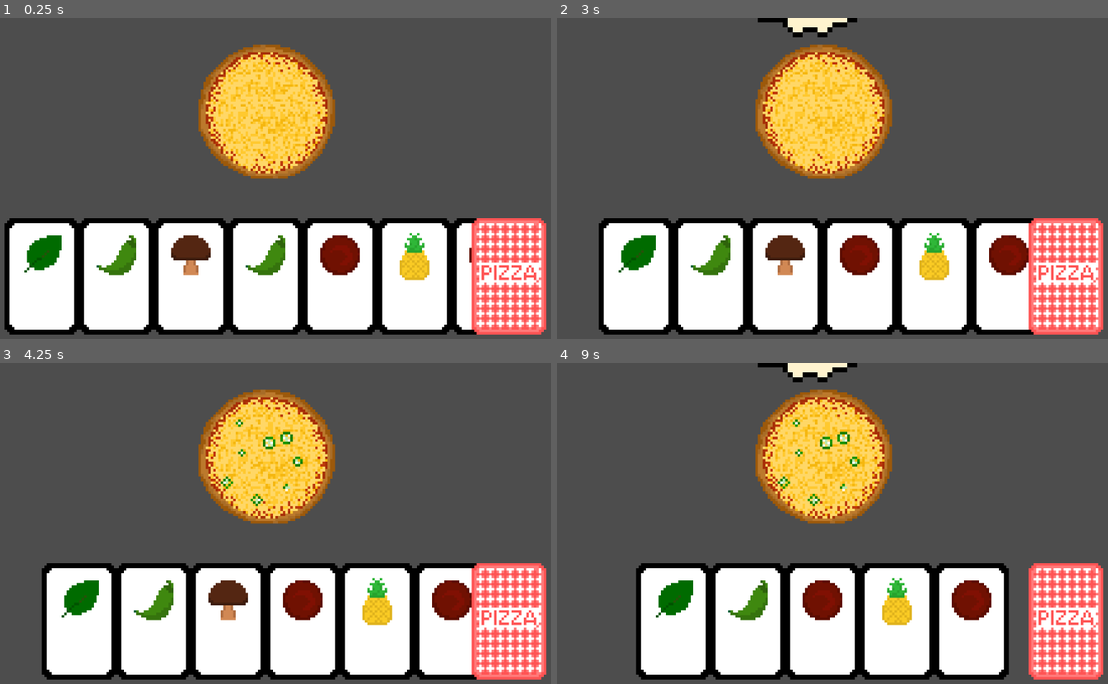
Above: before the commit, frames 1-4 (two rows, left to right).
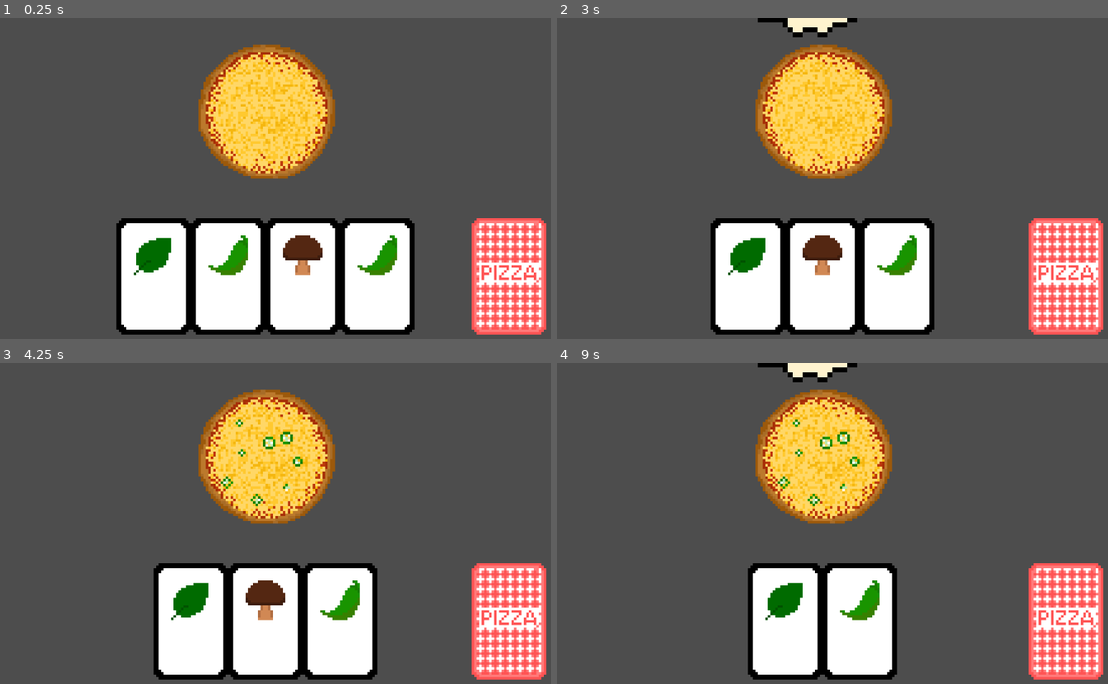
Above: after the commit, the same moments.

Repository: bstrong5923/Pizzatro
Game: Godot game, scene res://Scenes/Game.tscn
The game is run twice, just before and just after one commit, with the same random seed, the same clock (stepped at 60 frames per second) and the same inputs.
Inputs (mouse positions are in pixels of both pictures, inside the frame that each line leads up to):
- Up to frame 1 (0.25 s): no input
- Up to frame 2 (3 s): tap Enter at 0.5, 2 s; move the mouse to (948, 162) at 0.52 s; click (948, 162) at 0.67 s; tap Space at 1.25, 2.75 s; move the mouse to (705, 194) at 1.27 s; click (705, 194) at 1.42 s; move the mouse to (882, 107) at 2.02 s; click (882, 107) at 2.17 s; move the mouse to (793, 242) at 2.77 s; click (793, 242) at 2.92 s
- Up to frame 3 (4.25 s): move the mouse to (435, 571) at 3.52 s; click (435, 571) at 3.67 s
- Up to frame 4 (9 s): move the mouse to (650, 475) at 4.27 s; click (650, 475) at 4.42 s; tap Enter at 5 s; move the mouse to (849, 523) at 5.02 s; click (849, 523) at 5.17 s; tap Space at 5.75 s; move the mouse to (738, 443) at 5.77 s; click (738, 443) at 5.92 s; move the mouse to (948, 507) at 6.52 s; click (948, 507) at 6.67 s; move the mouse to (705, 539) at 7.27 s; click (705, 539) at 7.42 s; move the mouse to (882, 452) at 8.02 s; click (882, 452) at 8.17 s; move the mouse to (793, 587) at 8.77 s; click (793, 587) at 8.92 s

The runs differ from the first frame. In frame 1, 20% of the frame differs, in the area x 0-87%, y 62-99%; in frame 2, 20%, in the area x 7-87%, y 62-99%; in frame 3, 20%; in frame 4, 19%.

Commit message:
separated the base card and the ingredient logo, also added discard pile but didnt implement it

Diff:
--- a/Scenes/card.gd
+++ b/Scenes/card.gd
@@ -15,10 +15,8 @@
 
 func set_ingredient(i):
 	ingredient = i
-	region_rect.position.x = i * region_rect.size.x
-	while region_rect.position.x >= texture.get_width():
-		region_rect.position.x -= texture.get_width()
-		region_rect.position.y += region_rect.size.y
+	var logo = $ingredient_logo
+	logo.set_ingredient(i)
 
 func discard_self():
 	Deck.remove_card(Deck.hand.find(self))
--- a/Scenes/card.tscn
+++ b/Scenes/card.tscn
@@ -1,10 +1,18 @@
-[gd_scene load_steps=3 format=3 uid="uid://dbn4mtu14qcej"]
+[gd_scene load_steps=5 format=3 uid="uid://dbn4mtu14qcej"]
 
-[ext_resource type="Texture2D" uid="uid://ckuhuheqo5ixf" path="res://Assets/Sprites/basecardspritesheet.png" id="1_0qqmn"]
+[ext_resource type="Texture2D" uid="uid://dngfv605pv37u" path="res://Assets/Sprites/card.png" id="1_brehn"]
 [ext_resource type="Script" uid="uid://cvee7xrh0qx0y" path="res://Scenes/card.gd" id="2_wf8id"]
+[ext_resource type="Texture2D" uid="uid://ccp3n4a2qtcg6" path="res://Assets/Sprites/ingredient_logos.png" id="3_eumee"]
+[ext_resource type="Script" uid="uid://bn6ne0dgltx8" path="res://Scenes/ingredient_logo.gd" id="4_eumee"]
 
 [node name="card" type="Sprite2D"]
-texture = ExtResource("1_0qqmn")
-region_enabled = true
+texture = ExtResource("1_brehn")
 region_rect = Rect2(0, 0, 30, 47)
 script = ExtResource("2_wf8id")
+
+[node name="ingredient_logo" type="Sprite2D" parent="."]
+position = Vector2(0, -8)
+texture = ExtResource("3_eumee")
+region_enabled = true
+region_rect = Rect2(0, 0, 16, 16)
+script = ExtResource("4_eumee")
--- a/Scenes/deck.gd
+++ b/Scenes/deck.gd
@@ -4,12 +4,12 @@
 
 var deck = []
 var deck_remaining = []
-
 var hand = []
+var discard_pile = [] #not usin this rn
 
 func go():
 	fill_initial_deck()
-	for x in range(0,7):
+	for x in range(0,4):
 		add_card()
 	fix_hand()
 
@@ -33,9 +33,8 @@
 	return card_drawn
 
 func fix_hand():
-	print("fixing!")
 	for c in range(0, hand.size()):
 		hand[c].position.x = 30 * (hand.size() / (-2) + 0.5 * ((hand.size() + 1) % 2) + c)
+
 func remove_card(index):
-	hand.pop_at(index)
-	print(str(hand))
+	discard_pile.push_back(hand.pop_at(index))
--- /dev/null
+++ b/Scenes/ingredient_logo.gd
@@ -0,0 +1,7 @@
+extends Sprite2D
+
+func set_ingredient(i):
+	region_rect.position.x = i * region_rect.size.x
+	while region_rect.position.x >= texture.get_width():
+		region_rect.position.x -= texture.get_width()
+		region_rect.position.y += region_rect.size.y
Binary file removed: Assets/Sprites/basecardspritesheet.png
Binary file added: Assets/Sprites/card.png
Not shown, added: Assets/Sprites/card.png.import
Binary file added: Assets/Sprites/ingredient_logos.png
Not shown, changed: Assets/Sprites/ingredient_logos.png.import
Not shown, added: Scenes/ingredient_logo.gd.uid
